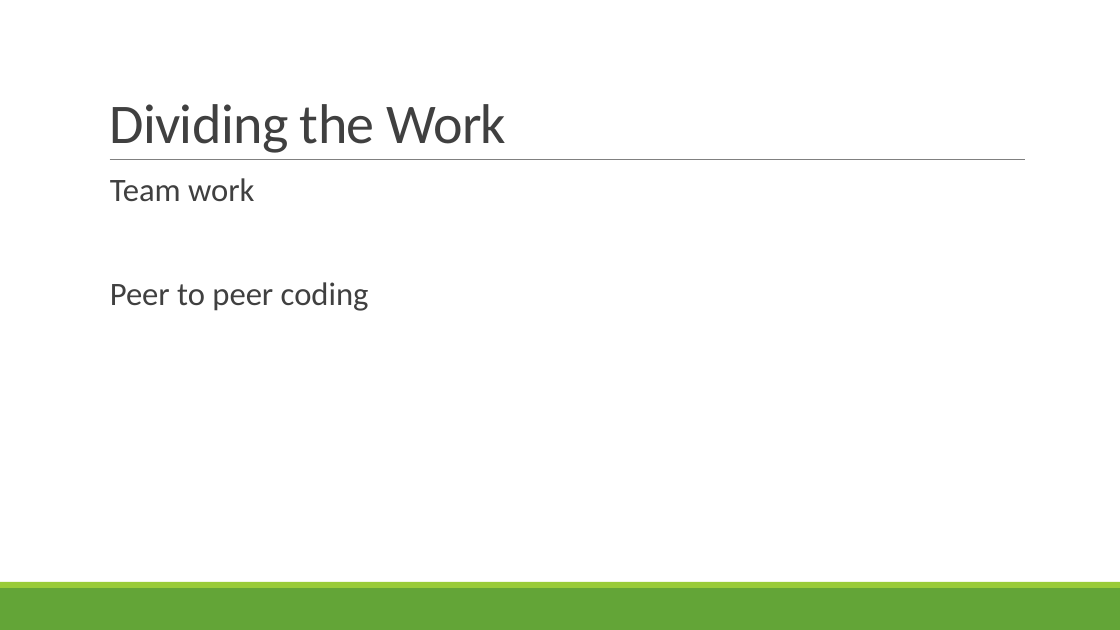
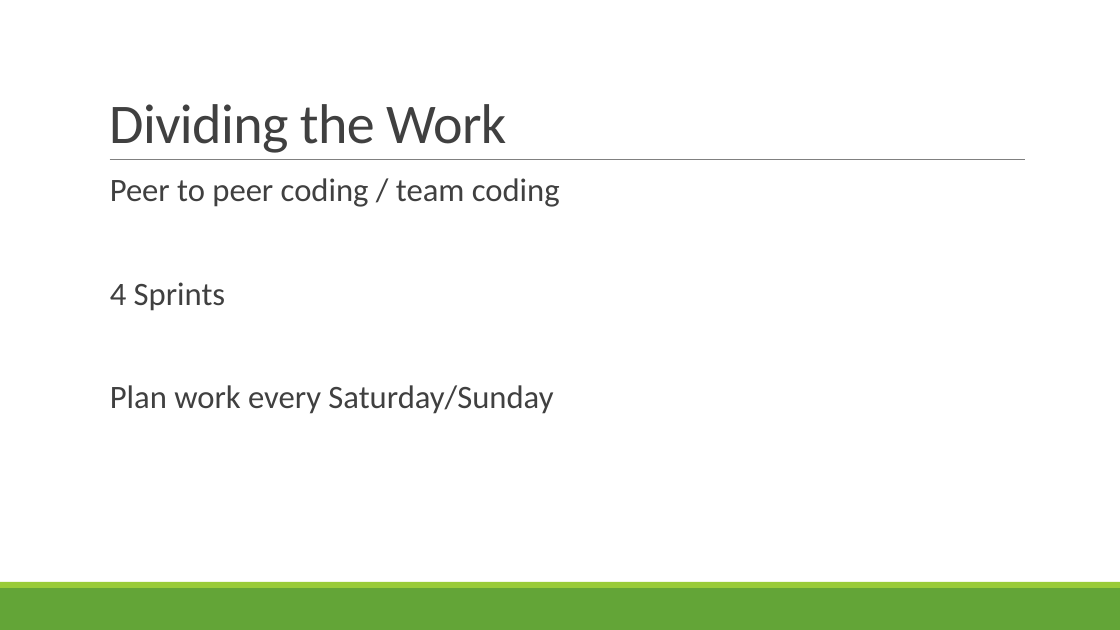
Before and after one commit to LinghanX/Project_Veritas, a slide deck: slide 9 of FakeNews.pptx. Drawn at 1120x630 pixels with LibreOffice and Linux fonts; fonts in the diff are those of the drawing. Boxes give left, top, right and bottom in pixels: in the first picture for what was removed or moved away, otherwise in the second. Text is boxed around its words. In the diff, an @@ line names an element or a change of style, - is before the commit and + after.

```diff
--- a/FakeNews.pptx
+++ b/FakeNews.pptx
@@ text at [110, 178, 560, 414]: text changed @@
-  Team work
-  Peer to peer coding
+  Peer to peer coding / team coding
+  4 Sprints
+  Plan work every Saturday/Sunday
```
Also in this commit, not shown: 1 other file.
